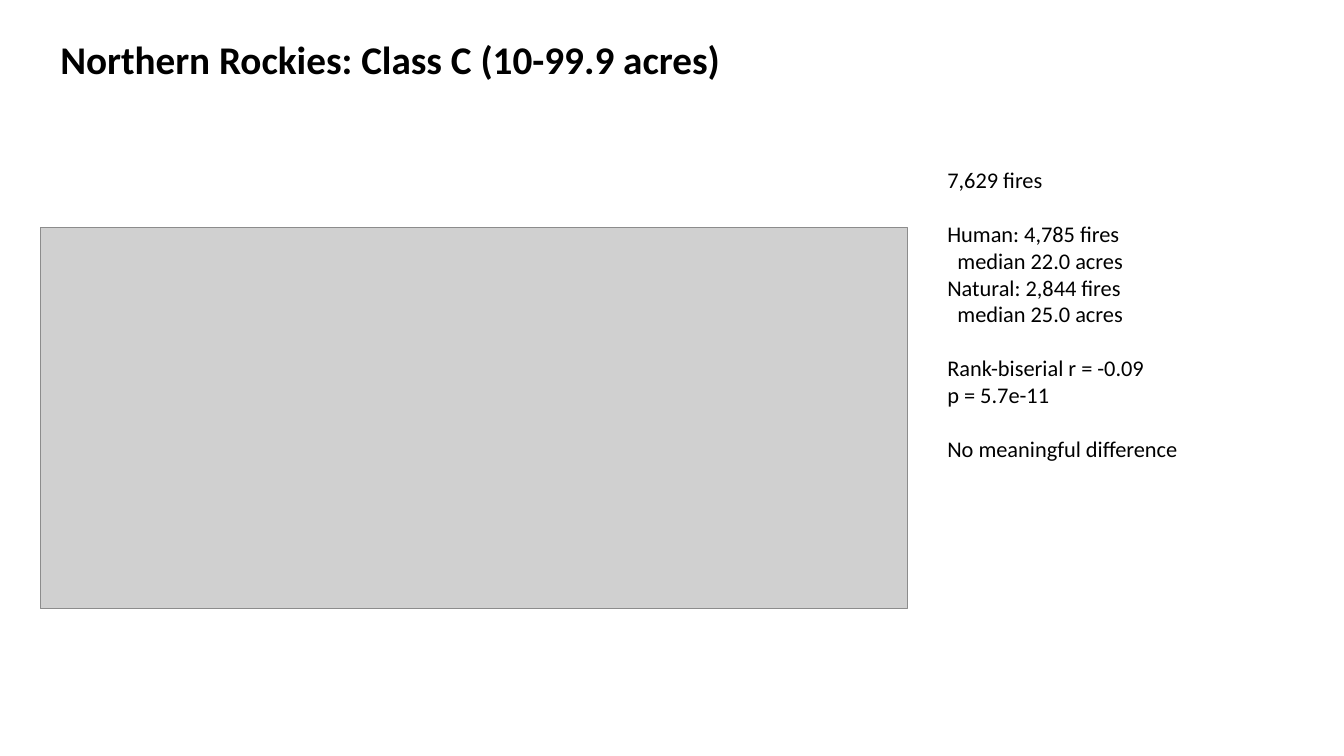
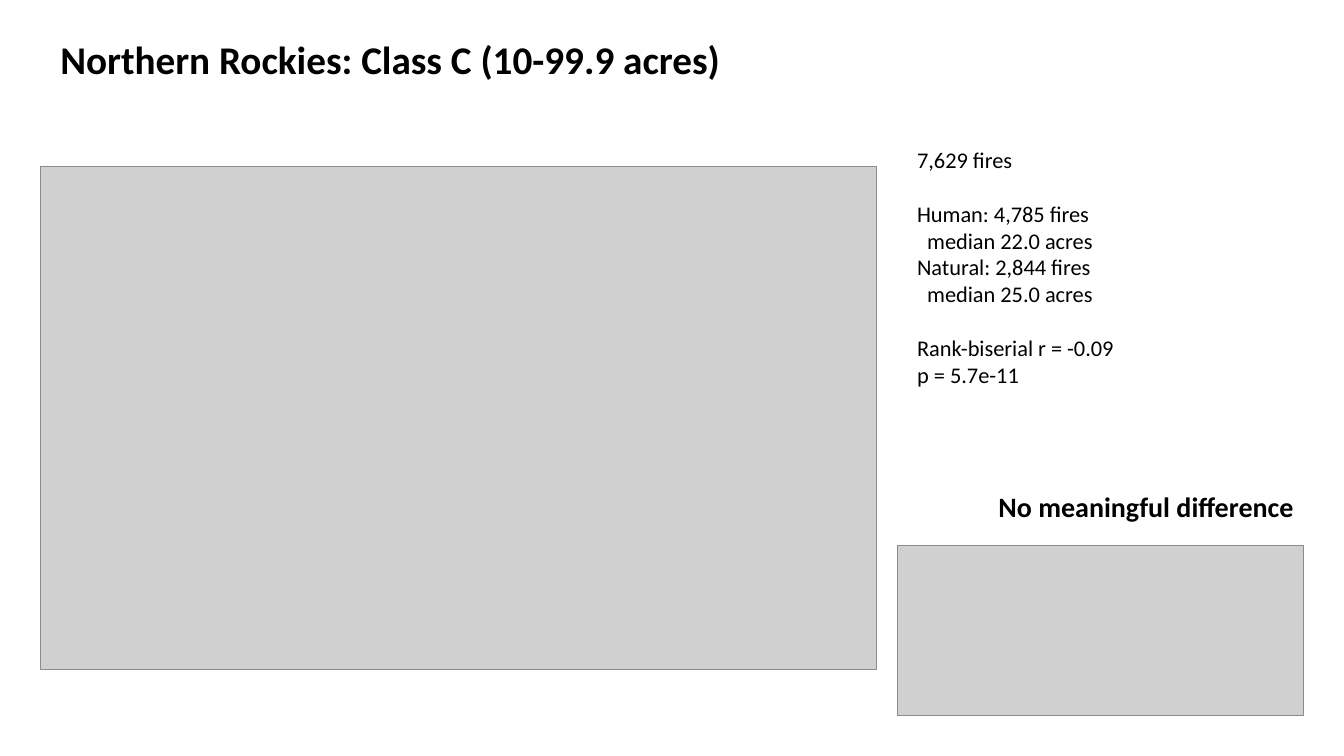
Before and after one commit to JJsouth/wgu_wildfire_capstone, a slide deck: slide 17 of decks/Northern Rockies.pptx (slide 14 before the commit). Drawn at 1344x756 pixels with LibreOffice and Linux fonts; fonts in the diff are those of the drawing; grey boxes stand for pictures. Boxes give left, top, right and bottom in pixels: in the first picture for what was removed or moved away, otherwise in the second. Text is boxed around its words. In the diff, an @@ line names an element or a change of style, - is before the commit and + after.

```diff
--- a/decks/Northern Rockies.pptx
+++ b/decks/Northern Rockies.pptx
@@ text "7,629 fires": place and size @@
-text "7,629 fires" at (947,172,1177,461)
+text "7,629 fires" at (917,152,1113,387)
@@ picture: place and size @@
-picture at (40,228,907,609)
+picture at (40,166,877,669)
@@ text at (947,441,1177,461): paragraph removed @@
-No meaningful difference
@@ text added at (998,497,1293,522), 20 pt, text #000000, bold @@
+No meaningful difference
@@ picture added at (897,545,1304,716) @@
```
Also in this commit, not shown: 12 other slides changed, 7 slides added, 10 other files.
